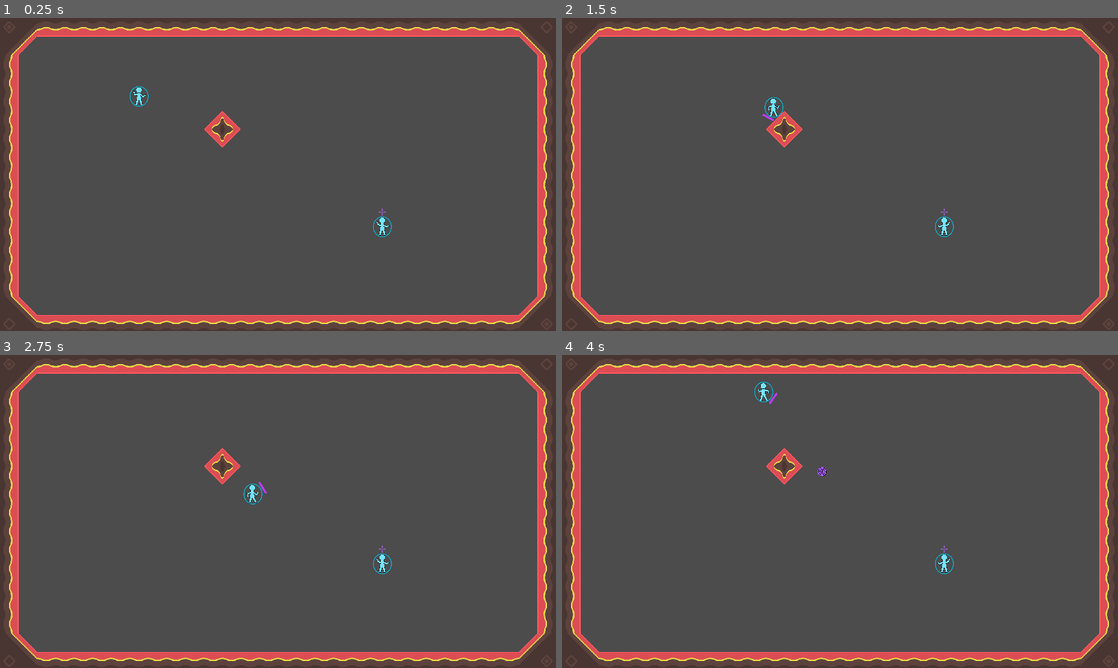
Above: before the commit, frames 1-4 (two rows, left to right).
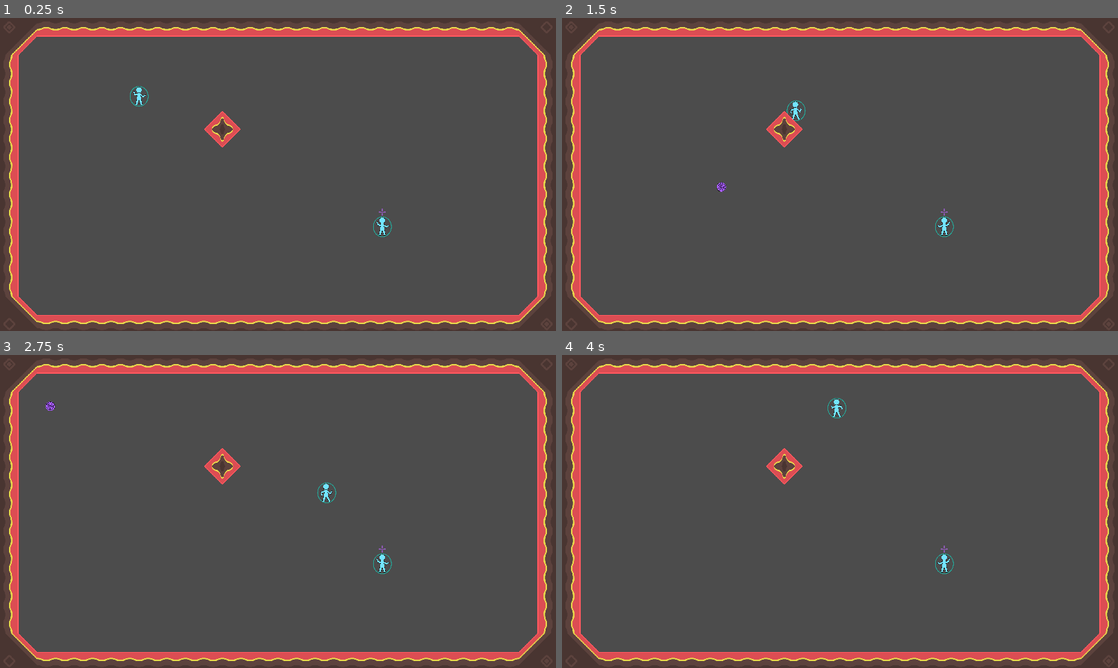
Above: after the commit, the same moments.

Repository: Reituag/DiscoBowl
Game: Godot game, scene res://Sources/Main.tscn
The game is run twice, just before and just after one commit, with the same random seed, the same clock (stepped at 60 frames per second) and the same inputs.
Inputs (mouse positions are in pixels of both pictures, inside the frame that each line leads up to):
- Up to frame 1 (0.25 s): no input
- Up to frame 2 (1.5 s): move the mouse to (962, 158) at 0.52 s; hold Right (move_right_kb) 0.53-1.28 s; right-click (962, 158) at 0.6 s; click (962, 158) at 0.67 s; move the mouse to (728, 190) at 1.27 s; hold Down (move_down_kb) from 1.28 s (still down); tap Space (shoot_kb) at 1.35 s
- Up to frame 3 (2.75 s): move the mouse to (333, 442) at 2.02 s; release Down (move_down_kb) at 2.03 s; hold Right (move_right_kb) from 2.03 s (still down); tap Z at 2.1 s
- Up to frame 4 (4 s): move the mouse to (812, 574) at 2.77 s; release Right (move_right_kb) at 2.78 s; hold Up (move_up_kb) 2.78-3.53 s; tap Q at 2.85 s; click (812, 574) at 2.92 s; move the mouse to (1006, 558) at 3.52 s; hold Left (move_left_kb) from 3.53 s (still down); right-click (1006, 558) at 3.6 s

The runs differ from the first frame. In frame 1, less than 0.1% of the frame differs, in the area x 23-71%, y 21-70%; in frame 2, 0.3%; in frame 3, 0.3%, in the area x 8-71%, y 14-70%; in frame 4, 0.3%.

Commit message:
Disk throw and disk shield exclusion

Diff:
--- a/Project/Sources/Character/Character.gd
+++ b/Project/Sources/Character/Character.gd
@@ -67,7 +67,7 @@
 	var disk_pop_position = $OriginDiskPop/DiskPop.global_position - global_position
 	$OriginDiskPop.rotate(disk_pop_position.angle_to(aim_direction))
 
-	if myController.is_shooting and has_disk:
+	if myController.is_shooting and has_disk and myShield == null:
 		# Disk creation
 		myDisk = Disk.instance()
 		# Throw disk
@@ -90,6 +90,7 @@
 		and is_instance_valid(myShield):
 		myShield.queue_free()
 		$OriginDiskPop/DiskPop/Reticule.show()
+		myShield = null
 
 func hit(hitting_body, _remainder, damage_amount):
 	if hitting_body == myDisk:
--- a/Project/Sources/Character/Character.tscn
+++ b/Project/Sources/Character/Character.tscn
@@ -10,7 +10,6 @@
 [ext_resource path="res://Art/Sound/night-vision-1.wav" type="AudioStream" id=8]
 [ext_resource path="res://Art/Disc/reticule.png" type="Texture" id=9]
 [ext_resource path="res://Sources/Shield/Shield.tscn" type="PackedScene" id=10]
-[ext_resource path="res://Art/Character/LifeBar_Background.png" type="Texture" id=11]
 [ext_resource path="res://Art/Character/LifeBar_Progress.png" type="Texture" id=12]
 
 [sub_resource type="SpriteFrames" id=1]
@@ -52,7 +51,6 @@
 grow_vertical = 2
 rect_scale = Vector2( 0.3, 0.3 )
 value = 50.0
-texture_under = ExtResource( 11 )
 texture_progress = ExtResource( 12 )
 fill_mode = 4
 tint_under = Color( 0.0313726, 0.439216, 0.87451, 0.501961 )
Not shown: 1 places in Project/Sources/Character/Character.tscn that only renumber resources
